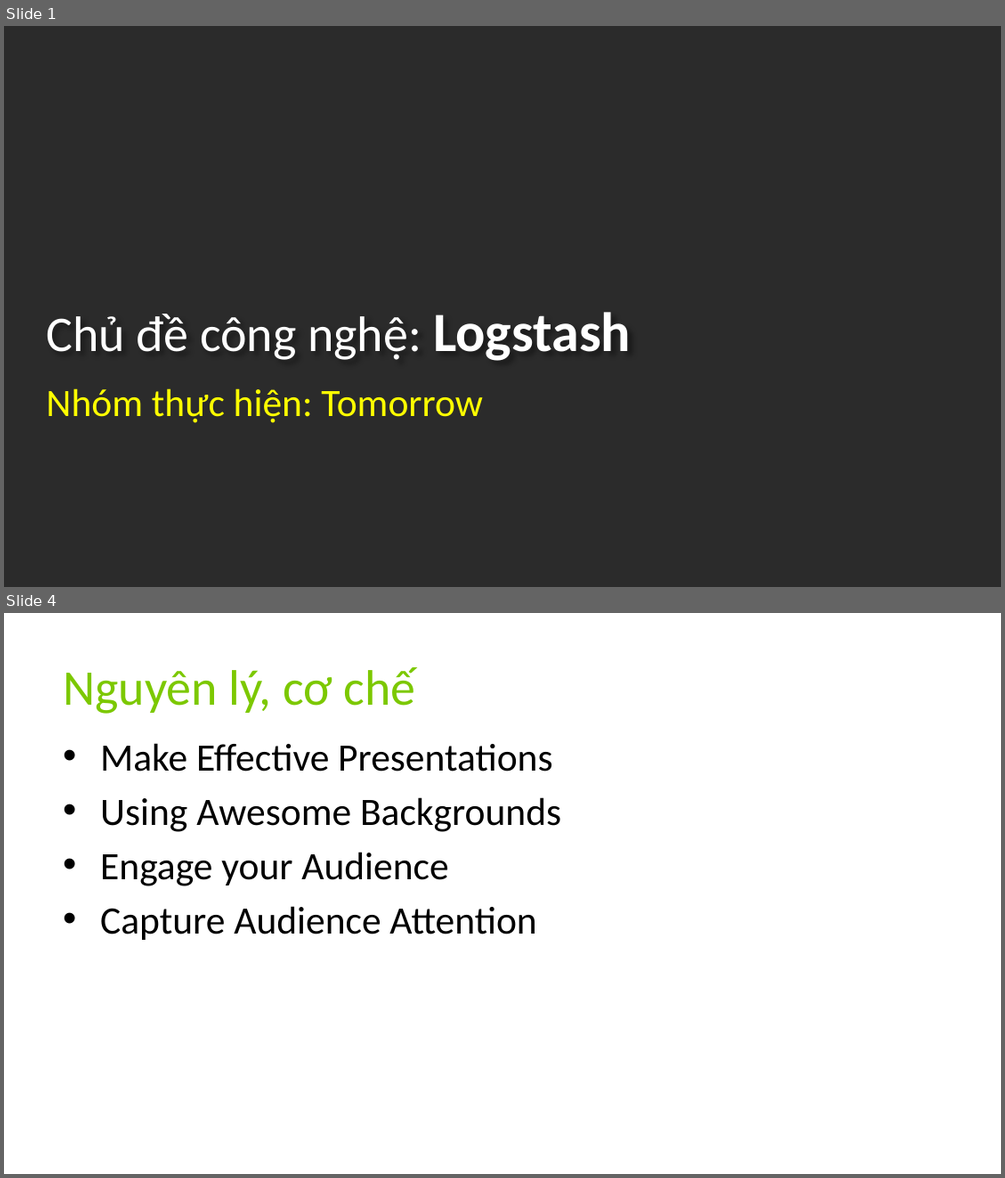
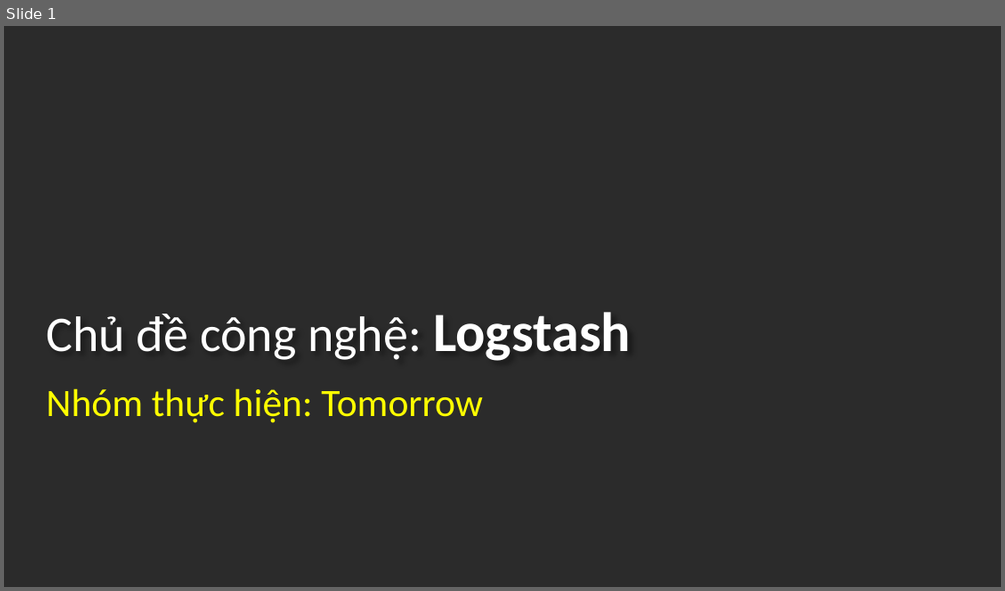
Before and after one commit to 1412574/Tomorrow_QuanLyXeKhach, a slide deck: LogStash/Slide_Logstash.pptx. Shown one above the other, each under a label of ours: slides 1 and 4 before the commit, slide 1 after it; the slides between them are not shown. The pictures are 1005x1178 and 1005x591 pixels, drawn with LibreOffice and Linux fonts; fonts in the diff are those of the drawing; background and template pictures are left out; a plain dark background stands for a picture behind light text. Boxes give left, top, right and bottom in pixels: in the first picture for what was removed or moved away, otherwise in the second. Text is boxed around its words. In the diff, an @@ line names an element or a change of style, - is before the commit and + after.

```diff
--- a/LogStash/Slide_Logstash.pptx
+++ b/LogStash/Slide_Logstash.pptx
@@ slide 4 removed at [4, 613, 1001, 1174], background picture (left out) @@
@@ title removed at [63, 667, 416, 714] @@
-Nguyên lý, cơ chế
@@ text removed at [100, 743, 561, 940] @@
-• Make Effective Presentations
-• Using Awesome Backgrounds
-• Engage your Audience
-• Capture Audience Attention
```
Also in this commit, not shown: 2 slides changed, 12 slides added, 5 other slides removed.
